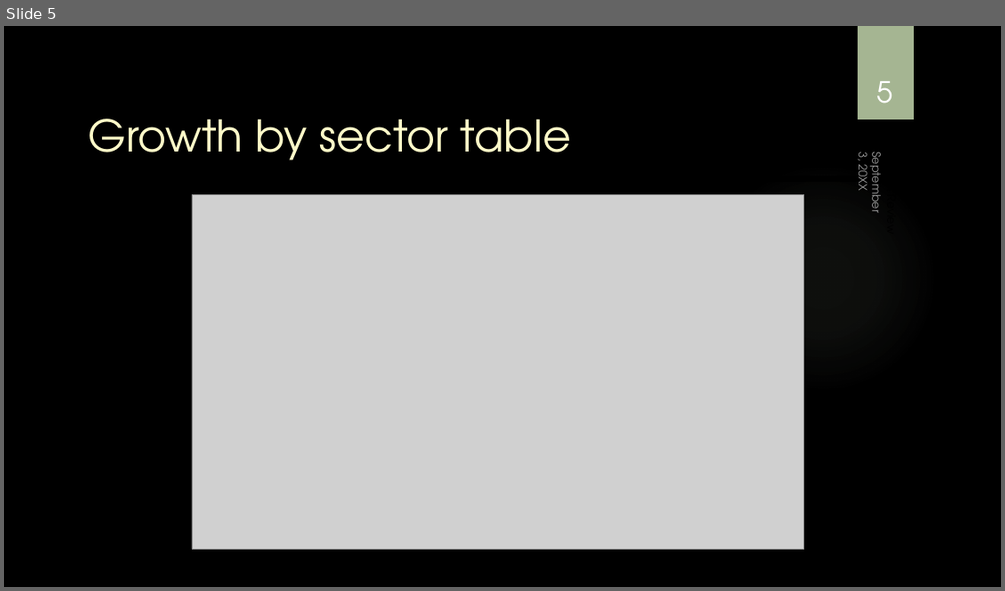
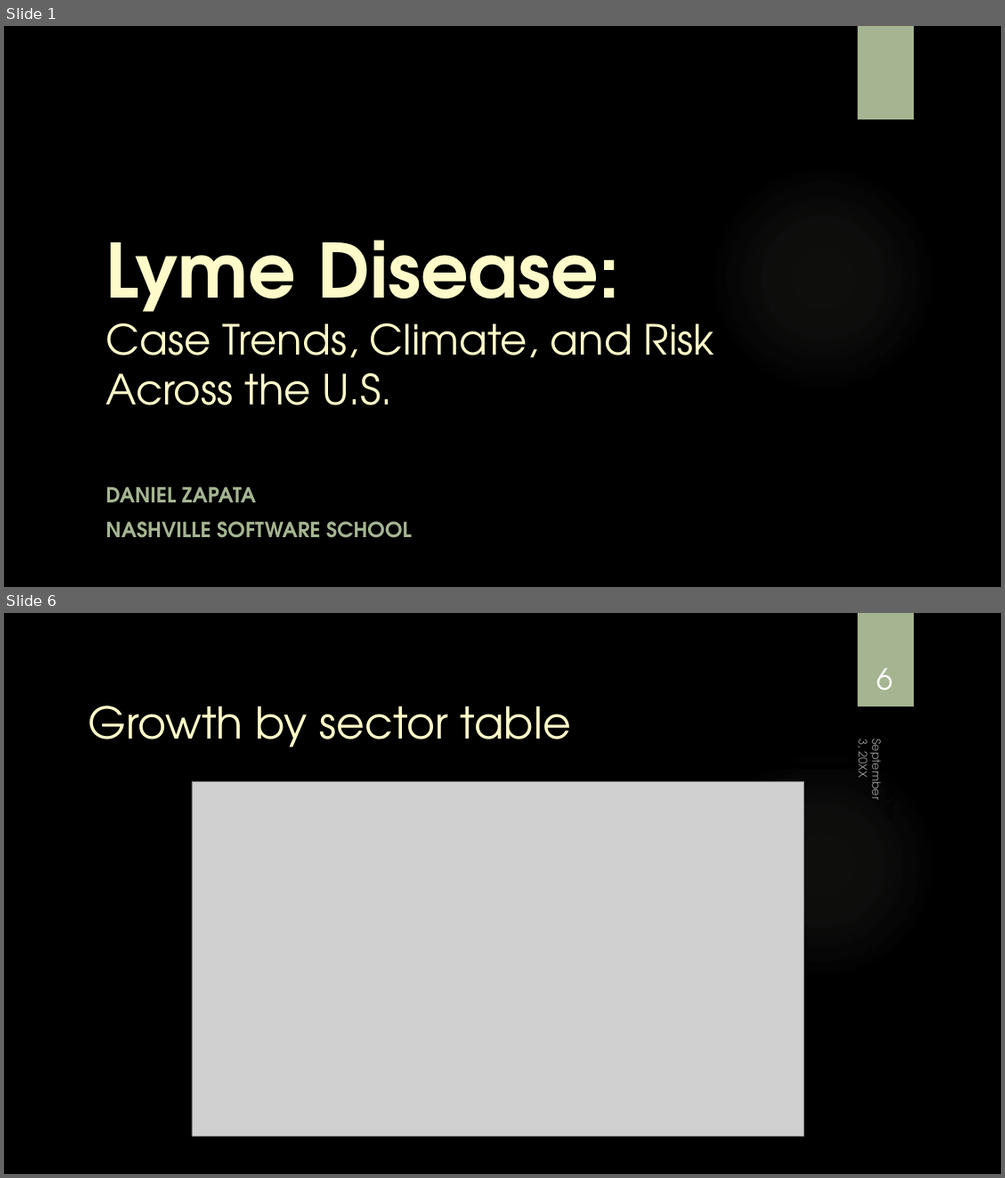
Before and after one commit to dzapata915/Lyme_Disease, a slide deck: Lyme Disease Powerpoint.pptx. Shown one above the other, each under a label of ours: slide 5 before the commit, slides 1 and 6 after it; the slides between them are not shown. The pictures are 1005x591 and 1005x1178 pixels, drawn with LibreOffice and Linux fonts; fonts in the diff are those of the drawing; grey boxes stand for pictures; background and template pictures are left out. Boxes give left, top, right and bottom in pixels: in the first picture for what was removed or moved away, otherwise in the second. Text is boxed around its words. In the diff, an @@ line names an element or a change of style, - is before the commit and + after.

```diff
--- a/Lyme Disease Powerpoint.pptx
+++ b/Lyme Disease Powerpoint.pptx
@@ slide 1 added at (4, 26, 1001, 587), background picture (left out); not listed: 1 template element that a slide beside it also shows @@
@@ rectangle added at (858, 26, 914, 119), fill #A5B592 @@
@@ title added at (105, 240, 714, 405), 40 pt, text #FEFAC9 @@
+Lyme Disease:
+Case Trends, Climate, and Risk Across the U.S.
@@ subtitle added at (105, 486, 412, 538), 20 pt, text #A5B592, bold @@
+DANIEL ZAPATA
+NASHVILLE SOFTWARE SCHOOL
@@ what was slide 5 is now slide 6 @@
@@ page number at (876, 668, 892, 690): text changed @@
-5
+6
```
Also in this commit, not shown: 1 slide changed, 4 other slides added, 4 slides removed.
